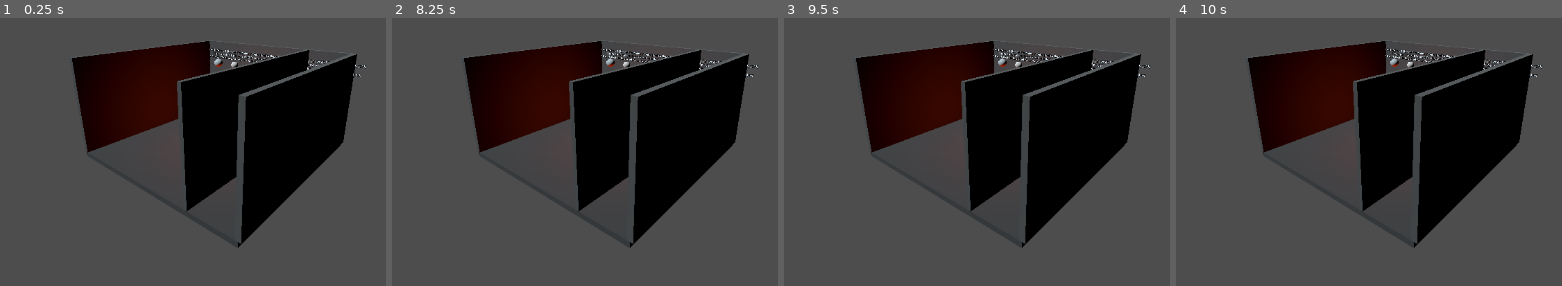
Above: before the commit, frames 1-4 (left to right).
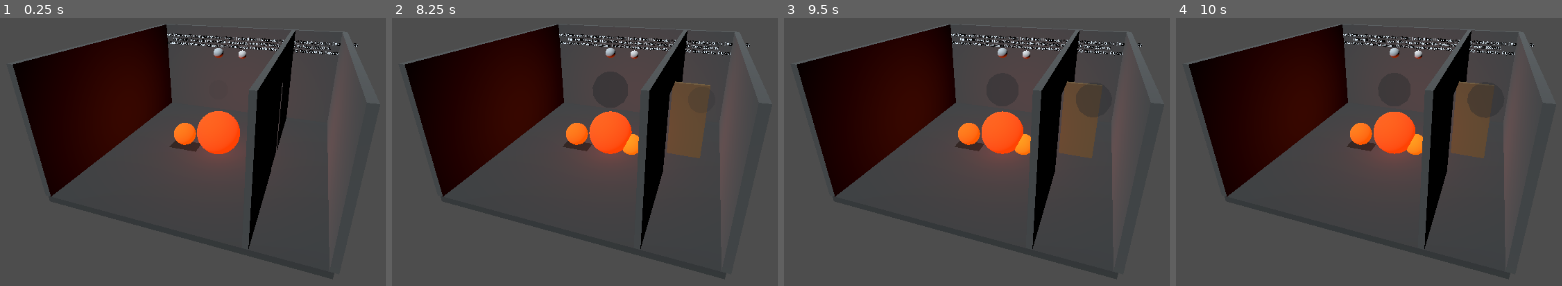
Above: after the commit, the same moments.

Repository: kblood/GameSystems
Game: Godot game, scene res://demos/sprinkler_fire/fire_station_demo.tscn
Two runs of this game, one before a commit and one after it. Both use one fixed random seed, a clock stepped at 60 frames per second and the inputs below. The project has no main scene, so this scene is started directly.
Inputs:
- Up to frame 1 (0.25 s): no input
- Up to frame 2 (8.25 s): tap Enter at 0.5, 2, 3.5 s; hold D 0.53-1.28 s; tap F at 0.6 s; tap Space at 1.25, 2.75, 4.25 s; hold S 1.28-2.03 s; tap V at 1.35 s; hold D 2.03-3.53 s; tap B at 2.1 s; tap X at 2.85 s; hold S 3.53-5.78 s; tap C at 3.6 s; tap R at 4.35 s; tap I at 5.1 s; hold D 5.78-8.03 s; tap E at 5.85 s; tap T at 6.6 s; tap G at 7.35 s; hold S from 8.03 s (still down); tap H at 8.1 s
- Up to frame 3 (9.5 s): keep holding S; tap F at 8.85 s
- Up to frame 4 (10 s): release S at 9.53 s; hold D from 9.53 s (still down); tap V at 9.6 s

The runs differ from the first frame. In frame 1, 30% of the frame differs, in the area x 3-95%, y 2-98%; in frame 2, 31%; in frame 3, 30%; in frame 4, 30%.

Commit message:
Add bounded smoke cues to fire station demo

Diff:
--- a/godot/demos/sprinkler_fire/fire_station_demo.gd
+++ b/godot/demos/sprinkler_fire/fire_station_demo.gd
@@ -58,6 +58,8 @@
 var _fire_visual: MeshInstance3D
 var _fire_light: OmniLight3D
 var _spread_fire_visual: MeshInstance3D
+var _room_smoke_visual: MeshInstance3D
+var _adjacent_smoke_visual: MeshInstance3D
 var _spill_fire_visual: MeshInstance3D
 var _spill_visual: MeshInstance3D
 var _sprinkler_runoff_visual: MeshInstance3D
@@ -387,6 +389,8 @@
 		"spill_fire": thermal.object_state(SPILL_FIRE_ID),
 		"room": thermal.room_state(ROOM_ID),
 		"adjacent_room": thermal.room_state(ADJACENT_ROOM_ID),
+		"room_smoke_visual": _smoke_visual_state(_room_smoke_visual),
+		"adjacent_smoke_visual": _smoke_visual_state(_adjacent_smoke_visual),
 		"door_open": compartment_door_open, "door": thermal_portals.state(DOOR_ID),
 		"supply": tank.state(), "battery": battery.state(), "pump": pump.state(),
 		"head": sprinklers.head_state(HEAD_ID), "valve_open": valve_open,
@@ -423,6 +427,10 @@
 	add_child(_fire_visual)
 	_spread_fire_visual = _sphere(0.38, Vector3(0.8, 0.45, 0.0), Color(1.0, 0.43, 0.04), true)
 	add_child(_spread_fire_visual)
+	_room_smoke_visual = _smoke_volume(Vector3(0.0, 2.45, 0.0))
+	add_child(_room_smoke_visual)
+	_adjacent_smoke_visual = _smoke_volume(Vector3(3.0, 2.45, 0.0))
+	add_child(_adjacent_smoke_visual)
 	_spill_visual = MeshInstance3D.new()
 	var spill_mesh := PlaneMesh.new()
 	spill_mesh.size = Vector2(1.25, 0.72)
@@ -452,7 +460,9 @@
 	add_child(head)
 	add_child(_sphere(0.13, Vector3(0.8, 3.72, 0.0), Color(0.82, 0.84, 0.86)))
 	var camera := Camera3D.new()
-	camera.position = Vector3(7.5, 5.8, 9.0)
+	camera.name = "DemoCamera"
+	# The open front side keeps both room-smoke cues out from behind the east wall.
+	camera.position = Vector3(3.0, 5.8, 9.0)
 	camera.current = true
 	add_child(camera)
 	camera.look_at(Vector3(0.0, 1.6, 0.0), Vector3.UP)
@@ -471,14 +481,39 @@
 func _sync_fire_visual() -> void:
 	var state: Dictionary = thermal.object_state(FIRE_ID)
 	var spread_state: Dictionary = thermal.object_state(SPREAD_FIRE_ID)
+	var room_state: Dictionary = thermal.room_state(ROOM_ID)
+	var adjacent_state: Dictionary = thermal.room_state(ADJACENT_ROOM_ID)
 	var burning := bool(state.get("burning", false))
 	_fire_visual.visible = burning
 	_fire_light.visible = burning
 	_spread_fire_visual.visible = bool(spread_state.get("burning", false))
+	_sync_smoke_visual(_room_smoke_visual, float(room_state.get("smoke", 0.0)))
+	_sync_smoke_visual(_adjacent_smoke_visual, float(adjacent_state.get("smoke", 0.0)))
 	_sync_spill_visual()
 	if burning:
 		var size := 0.65 + minf(0.4, float(state.fuel) / 750.0)
 		_fire_visual.scale = Vector3.ONE * size
+
+
+func _sync_smoke_visual(visual: MeshInstance3D, density: float) -> void:
+	if not is_instance_valid(visual): return
+	var bounded_density := clampf(density, 0.0, 0.08)
+	var normalized := sqrt(bounded_density / 0.08)
+	visual.visible = bounded_density > 0.00001
+	visual.scale = Vector3.ONE * (0.45 + normalized * 0.75)
+	var material := visual.material_override as StandardMaterial3D
+	if material != null:
+		var color := material.albedo_color
+		color.a = normalized * 0.68
+		material.albedo_color = color
+
+
+func _smoke_visual_state(visual: MeshInstance3D) -> Dictionary:
+	if not is_instance_valid(visual): return {"visible": false, "opacity": 0.0, "scale": 0.0}
+	var material := visual.material_override as StandardMaterial3D
+	return {"visible": visual.visible,
+		"opacity": material.albedo_color.a if material != null else 0.0,
+		"scale": visual.scale.x}
 
 
 func _sync_spill_visual() -> void:
@@ -550,6 +585,24 @@
 		runoff_total_ml]
 
 
+func _smoke_volume(location: Vector3) -> MeshInstance3D:
+	var mesh := SphereMesh.new()
+	mesh.radius = 0.62
+	mesh.height = 1.24
+	mesh.radial_segments = 12
+	mesh.rings = 6
+	var visual := MeshInstance3D.new()
+	visual.mesh = mesh
+	visual.position = location
+	visual.visible = false
+	var material := StandardMaterial3D.new()
+	material.albedo_color = Color(0.16, 0.17, 0.18, 0.0)
+	material.transparency = BaseMaterial3D.TRANSPARENCY_ALPHA
+	material.shading_mode = BaseMaterial3D.SHADING_MODE_UNSHADED
+	visual.material_override = material
+	return visual
+
+
 func _box(size: Vector3, location: Vector3, color: Color) -> MeshInstance3D:
 	var mesh := BoxMesh.new()
 	mesh.size = size
--- a/godot/demos/sprinkler_fire/fire_station_demo_tests.gd
+++ b/godot/demos/sprinkler_fire/fire_station_demo_tests.gd
@@ -16,10 +16,15 @@
 	root.add_child(demo)
 	var initial: Dictionary = demo.demo_state()
 	case_result(initial.fire.burning and initial.supply.components.water == 20000.0
-		and initial.battery.energy_wh == 180.0 and not initial.fuse_blown,
+		and initial.battery.energy_wh == 180.0 and not initial.fuse_blown
+		and not initial.room_smoke_visual.visible and not initial.adjacent_smoke_visual.visible,
 		"scene composes an active fire, finite water supply and fused battery circuit")
 	var compartments_demo: Node3D = DemoScene.instantiate()
 	root.add_child(compartments_demo)
+	var demo_camera := compartments_demo.get_node_or_null("DemoCamera") as Camera3D
+	case_result(demo_camera != null and demo_camera.position.x < 4.0 and demo_camera.position.z > 4.0
+		and is_equal_approx(demo_camera.position.x, compartments_demo._adjacent_smoke_visual.position.x),
+		"front cutaway camera keeps the adjacent smoke cue clear of the opaque east wall")
 	var closed_door_state: Dictionary = compartments_demo.demo_state()
 	var door_panel := compartments_demo._door_visual.get_child(0) as MeshInstance3D
 	var closed_geometry_ok := (is_zero_approx(compartments_demo._door_visual.rotation.y)
@@ -34,6 +39,11 @@
 		and is_equal_approx(float(isolated_room.smoke), 0.0)
 		and is_equal_approx(float(isolated_room.temperature_c), 20.0),
 		"closed compartment door isolates the adjacent room from fire smoke and heat")
+	var closed_smoke_visuals: Dictionary = compartments_demo.demo_state()
+	case_result(closed_smoke_visuals.room_smoke_visual.visible
+		and float(closed_smoke_visuals.room_smoke_visual.opacity) > 0.0
+		and not closed_smoke_visuals.adjacent_smoke_visual.visible,
+		"bounded smoke visuals show fire-room smoke while a closed compartment stays clear")
 	var door_key := InputEventKey.new()
 	door_key.pressed = true
 	door_key.keycode = KEY_H
@@ -53,6 +63,11 @@
 	case_result(open_room_ok and float(exposed_room.smoke) > 0.0
 		and float(exposed_room.temperature_c) > 20.0,
 		"open compartment door exchanges fire smoke and heat into the adjacent room")
+	var open_smoke_visuals: Dictionary = compartments_demo.demo_state()
+	case_result(open_smoke_visuals.room_smoke_visual.visible
+		and open_smoke_visuals.adjacent_smoke_visual.visible
+		and float(open_smoke_visuals.adjacent_smoke_visual.opacity) > 0.0,
+		"open door activates a visible smoke cue in the adjacent compartment")
 	compartments_demo.queue_free()
 	case_result(initial.diesel_puddle == {"diesel": 1200.0, "water": 600.0}
 		and initial.puddle_ledger.held_ml == 1800.0 and initial.diesel_spill_visible
Not shown, changed: docs/improvement_backlog.md
Not shown, changed: godot/demos/sprinkler_fire/README.md
